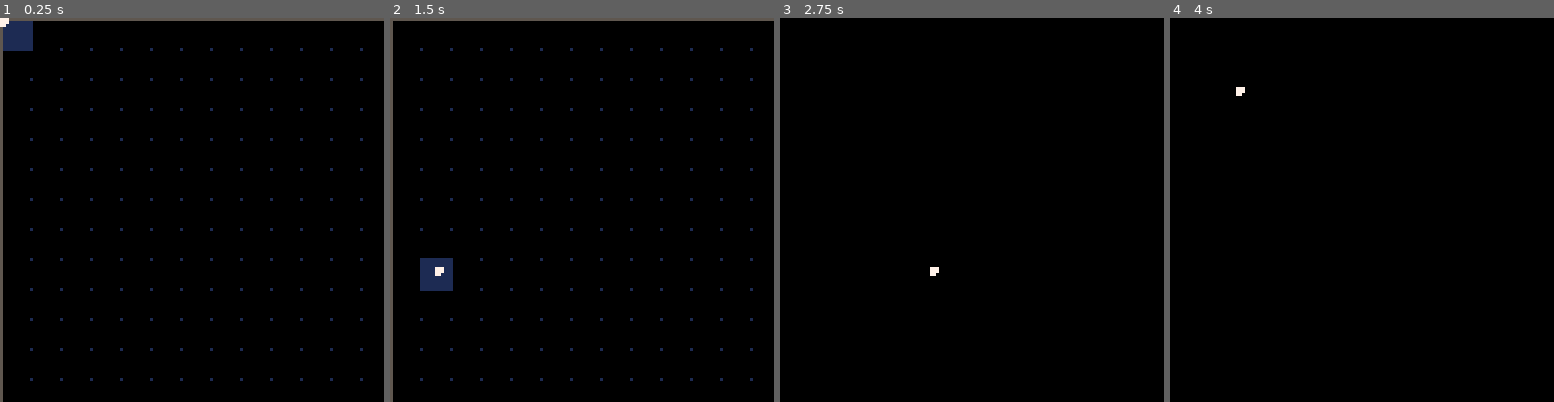
Above: before the commit, frames 1-4 (left to right).
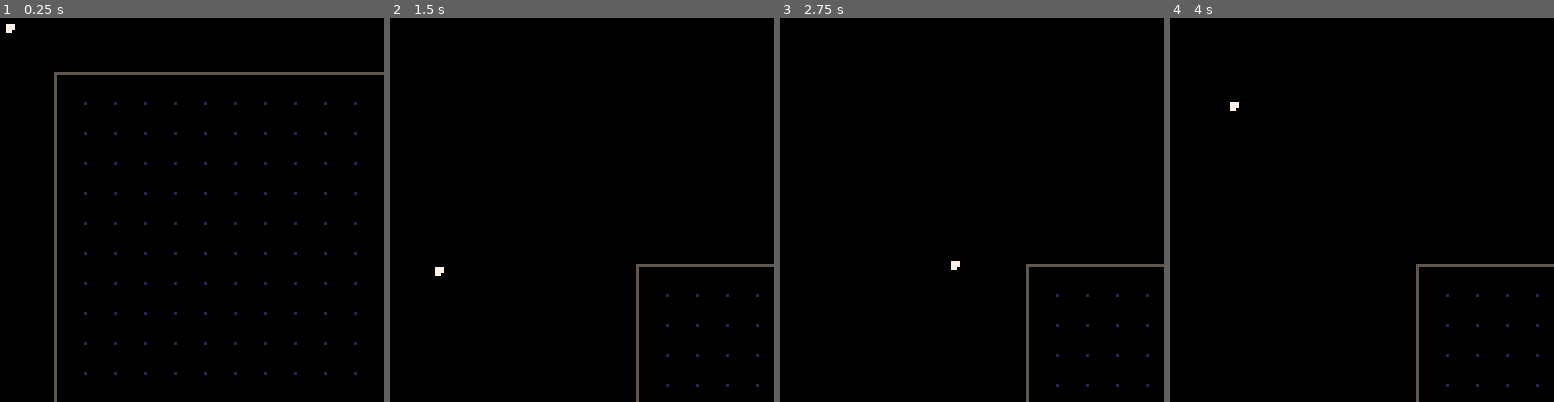
Above: after the commit, the same moments.

Repository: stephanvdwoerd/carts
Game: PICO-8 cartridge metro-grid.p8
The game is run twice, just before and just after one commit, with the same random seed, the same clock (stepped at 60 frames per second) and the same inputs.
Inputs (mouse positions are in pixels of both pictures, inside the frame that each line leads up to):
- Up to frame 1 (0.25 s): no input
- Up to frame 2 (1.5 s): click (670, 121) at 0.67 s; click (436, 267) at 1.22 s
- Up to frame 3 (2.75 s): hold Right 1.6-2.1 s; click (887, 114) at 1.77 s; hold Up 2.15-2.42 s; click (952, 259) at 2.32 s; hold Right from 2.47 s (still down)
- Up to frame 4 (4 s): click (1404, 106) at 2.87 s; release Right at 3.03 s; hold Left 3.08-3.58 s; click (1465, 256) at 3.42 s; hold Down 3.63-3.97 s; click (1231, 102) at 3.97 s

The runs differ from the first frame. In frame 1, 5.0% of the frame differs, in the area x 0-100%, y 0-100%; in frame 2, 3.8%; in frame 3, 0.8%; in frame 4, 0.8%.

Commit message:
camera with edges

Diff:
--- a/metro-grid.p8
+++ b/metro-grid.p8
@@ -8,7 +8,8 @@
     y = 0,
     tx = 0,
     ty = 0,
-    panning = false
+    spd = 2,
+    margin = 10
 }
 
 mouse = {
@@ -92,24 +93,26 @@
 
 -- pan
 function update_cam()
-    if btn(⬆️) then
-		cam.ty -= 10
-	end
-	if btn(⬇️) then
-		cam.ty += 10
-	end
-	if btn(➡️) then
-		cam.tx += 10
-	end
-	if btn(⬅️) then
-		cam.tx -= 10
+    mouse.x = stat(32) + cam.x
+    mouse.y = stat(33) + cam.y
+
+    if mouse.x >= 128 - cam.margin + cam.x then
+     cam.tx += cam.spd
+    elseif mouse.x <= cam.margin + cam.x then
+     cam.tx -= cam.spd
     end
 
-    cam.x = lerp(cam.tx, cam.x, 0.95)
-    cam.y = lerp(cam.ty, cam.y, 0.95)
+    if mouse.y >= 128 - cam.margin + cam.y then
+     cam.ty += cam.spd
+    elseif mouse.y <= cam.margin + cam.y then
+     cam.ty -= cam.spd
+    end
+
+    cam.x = lerp(cam.tx, cam.x, 0.9)
+    cam.y = lerp(cam.ty, cam.y, 0.9)
+
     camera(cam.x, cam.y)
-end
-
+   end
 
 
 
